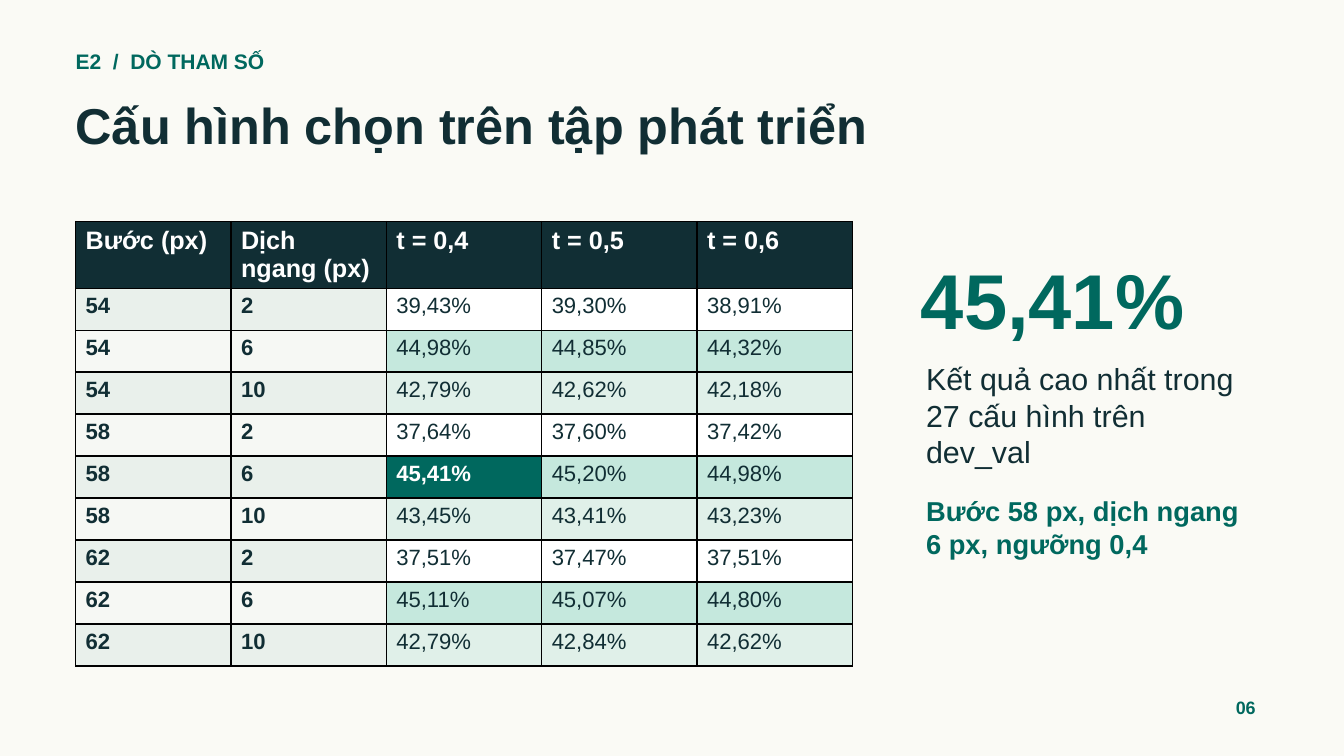
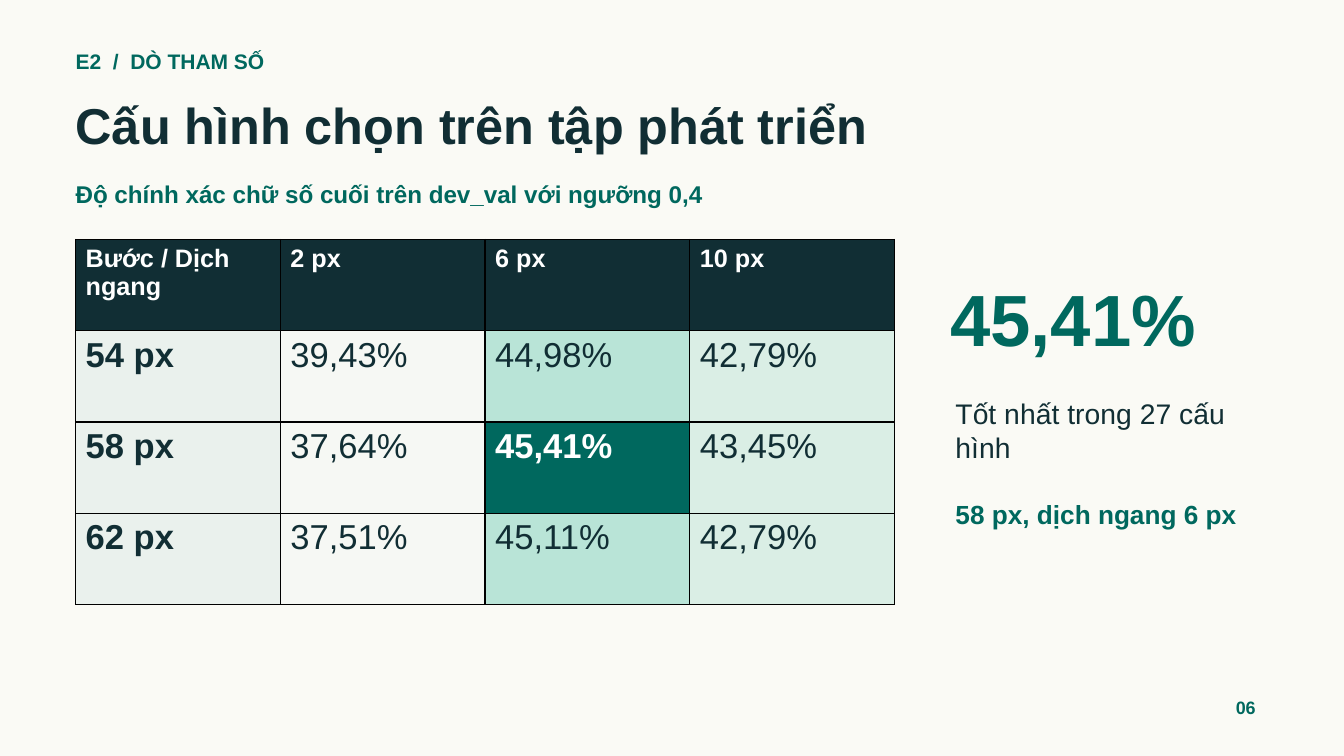
Before and after one commit to qivarnq3g/cv-water-meter-reading, a slide deck: slide 6 of report/Doc-chi-so-dong-ho-nuoc-Suon-thuyet-trinh.pptx. Drawn at 1344x756 pixels with LibreOffice and Linux fonts; fonts in the diff are those of the drawing. Boxes give left, top, right and bottom in pixels: in the first picture for what was removed or moved away, otherwise in the second. Text is boxed around its words. In the diff, an @@ line names an element or a change of style, - is before the commit and + after.

```diff
--- a/report/Doc-chi-so-dong-ho-nuoc-Suon-thuyet-trinh.pptx
+++ b/report/Doc-chi-so-dong-ho-nuoc-Suon-thuyet-trinh.pptx
@@ text added at (x1=76, y1=184, x2=703, y2=208), 17.2 pt, text #00685E, bold @@
+Độ chính xác chữ số cuối trên dev_val với ngưỡng 0,4
@@ table at (x1=76, y1=240, x2=894, y2=605) @@
-Bước (px) | Dịch ngang (px) | t = 0,4 | t = 0,5 | t = 0,6
-54 | 2 | 39,43% | 39,30% | 38,91%
-54 | 6 | 44,98% | 44,85% | 44,32%
-54 | 10 | 42,79% | 42,62% | 42,18%
-58 | 2 | 37,64% | 37,60% | 37,42%
-58 | 6 | 45,41% | 45,20% | 44,98%
-58 | 10 | 43,45% | 43,41% | 43,23%
-62 | 2 | 37,51% | 37,47% | 37,51%
-62 | 6 | 45,11% | 45,07% | 44,80%
-62 | 10 | 42,79% | 42,84% | 42,62%
+Bước / Dịch ngang | 2 px | 6 px | 10 px
+54 px | 39,43% | 44,98% | 42,79%
+58 px | 37,64% | 45,41% | 43,45%
+62 px | 37,51% | 45,11% | 42,79%
@@ table resized from (x1=76, y1=222, x2=852, y2=656) to (x1=76, y1=240, x2=894, y2=605) @@
@@ text "45,41%" moved from (x1=921, y1=275, x2=1184, y2=341) to (x1=950, y1=295, x2=1195, y2=358) @@
@@ text "45,41%" at (x1=950, y1=295, x2=1195, y2=358): size 55.5 to 51.8 pt @@
@@ text at (x1=955, y1=402, x2=1225, y2=458): text changed; size 21.8 to 20.2 pt @@
-Kết quả cao nhất trong 27 cấu hình trên dev_val
+Tốt nhất trong 27 cấu hình
@@ text at (x1=955, y1=505, x2=1237, y2=530): text changed; size 19.5 to 18.8 pt @@
-Bước 58 px, dịch ngang 6 px, ngưỡng 0,4
+58 px, dịch ngang 6 px
```
Also in this commit, not shown: 4 other slides changed, 6 slides added, 2 slides removed.
